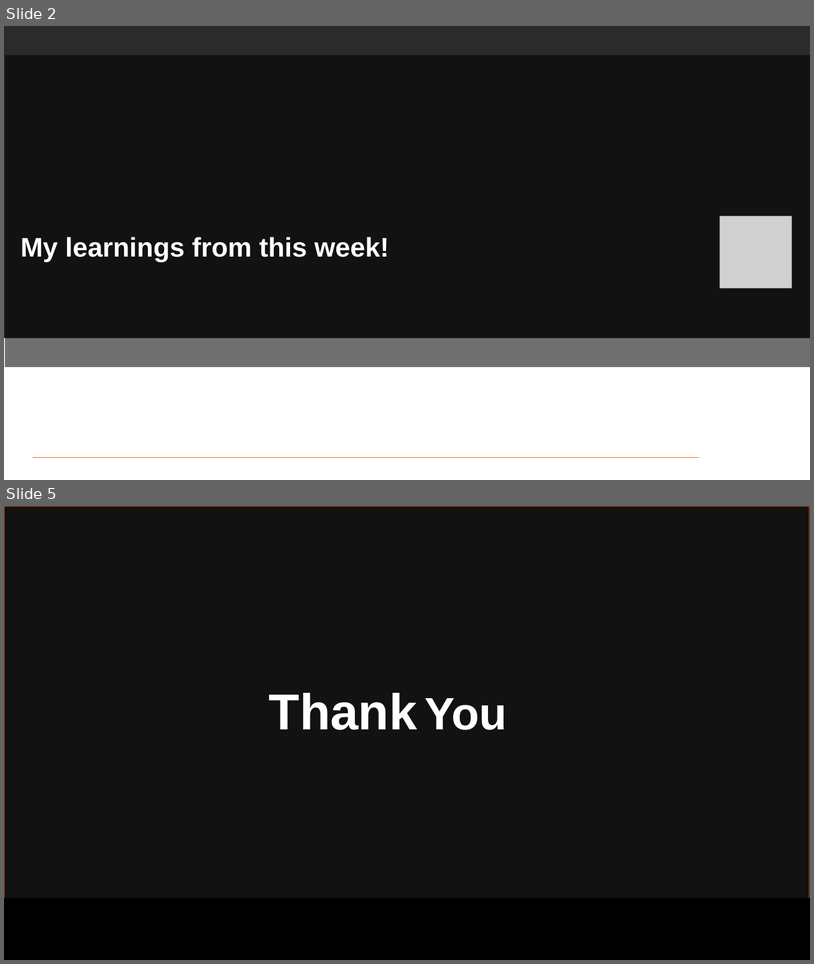
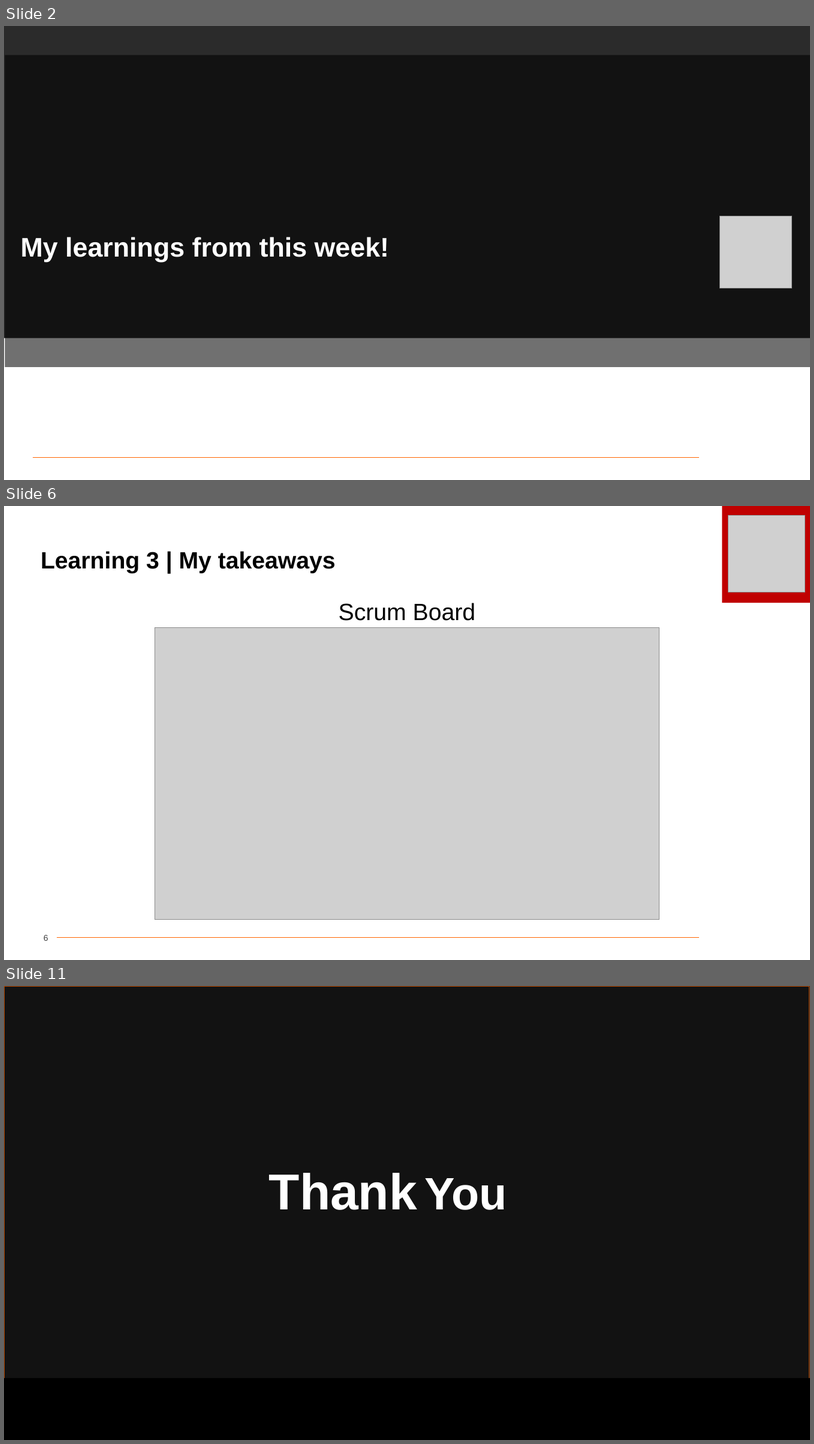
Before and after one commit to Hitesh-2020/Shell-Bootcamp-Journey-PPTs, a slide deck: HITESH TECHNICAL Day 2 Journey Book 2024.pptx. Shown one above the other, each under a label of ours: slides 2 and 5 before the commit, slides 2, 6 and 11 after it; the slides between them are not shown. The pictures are 814x964 and 814x1444 pixels, drawn with LibreOffice and Linux fonts; fonts in the diff are those of the drawing; grey boxes stand for pictures; background and template pictures are left out; a plain dark background stands for a picture behind light text. Boxes give left, top, right and bottom in pixels: in the first picture for what was removed or moved away, otherwise in the second. Text is boxed around its words. In the diff, an @@ line names an element or a change of style, - is before the commit and + after.

```diff
--- a/HITESH TECHNICAL Day 2 Journey Book 2024.pptx
+++ b/HITESH TECHNICAL Day 2 Journey Book 2024.pptx
@@ slide 6 added at [4,506,810,960], background #FFFFFF @@
@@ rectangle added at [723,506,810,603], fill #C00000 @@
@@ picture added at [729,515,806,592] @@
@@ title added at [41,551,336,573], 28 pt, text #000000, bold @@
+Learning 3 | My takeaways
@@ text added at [339,603,476,621], 28 pt, text #000000 @@
+Scrum Board
@@ picture added at [155,628,660,920] @@
@@ page number added at [44,934,48,940], 10 pt, text #404040 @@
+6
@@ line added from (57, 937) to (699, 937), #FF6600 0.5 pt @@
@@ what was slide 5 is now slide 11 @@
```
Also in this commit, not shown: 2 slides changed, 5 other slides added.
